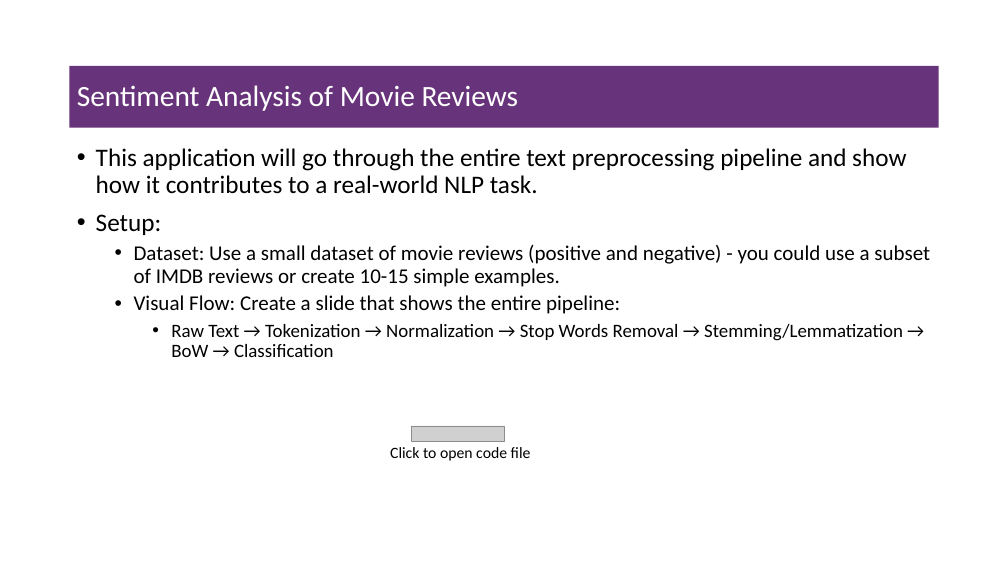
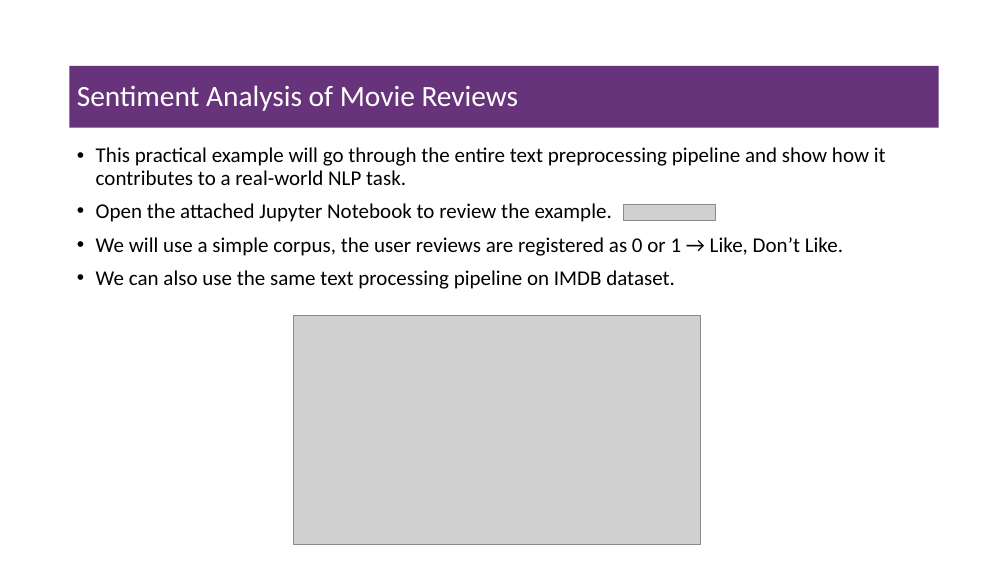
Before and after one commit to msfasha/307307-BI-Methods, a slide deck: slide 29 of 20242-NLP-LLM/lecture notes/Part 1 - Introduction to NLP/1.1-introduction to NLP.pptx (slide 26 before the commit). Drawn at 1008x567 pixels with LibreOffice and Linux fonts; fonts in the diff are those of the drawing; grey boxes stand for pictures; background and template pictures are left out. Boxes give left, top, right and bottom in pixels: in the first picture for what was removed or moved away, otherwise in the second. Text is boxed around its words. In the diff, an @@ line names an element or a change of style, - is before the commit and + after.

```diff
--- a/20242-NLP-LLM/lecture notes/Part 1 - Introduction to NLP/1.1-introduction to NLP.pptx
+++ b/20242-NLP-LLM/lecture notes/Part 1 - Introduction to NLP/1.1-introduction to NLP.pptx
@@ text at <box>96,147,886,289</box>: text changed @@
-• This application will go through the entire text preprocessing pipeline and show how it contributes to a real-world NLP task.
-• Setup:
-  • Dataset: Use a small dataset of movie reviews (positive and negative) - you could use a subset of IMDB reviews or create 10-15 simple examples.
-  • Visual Flow: Create a slide that shows the entire pipeline:
-    • Raw Text → Tokenization → Normalization → Stop Words Removal → Stemming/Lemmatization → BoW → Classification
+• This practical example will go through the entire text preprocessing pipeline and show how it contributes to a real-world NLP task.
+• Open the attached Jupyter Notebook to review the example.
+• We will use a simple corpus, the user reviews are registered as 0 or 1 → Like, Don’t Like.
+• We can also use the same text processing pipeline on IMDB dataset.
@@ picture added at <box>623,204,715,220</box> @@
@@ picture added at <box>293,315,699,544</box> @@
@@ text removed at <box>390,447,531,461</box> @@
-Click to open code file
@@ picture removed at <box>412,426,504,442</box> @@
```
Also in this commit, not shown: 24 other slides changed, 4 slides added, 5 slides removed, 2 other files.
